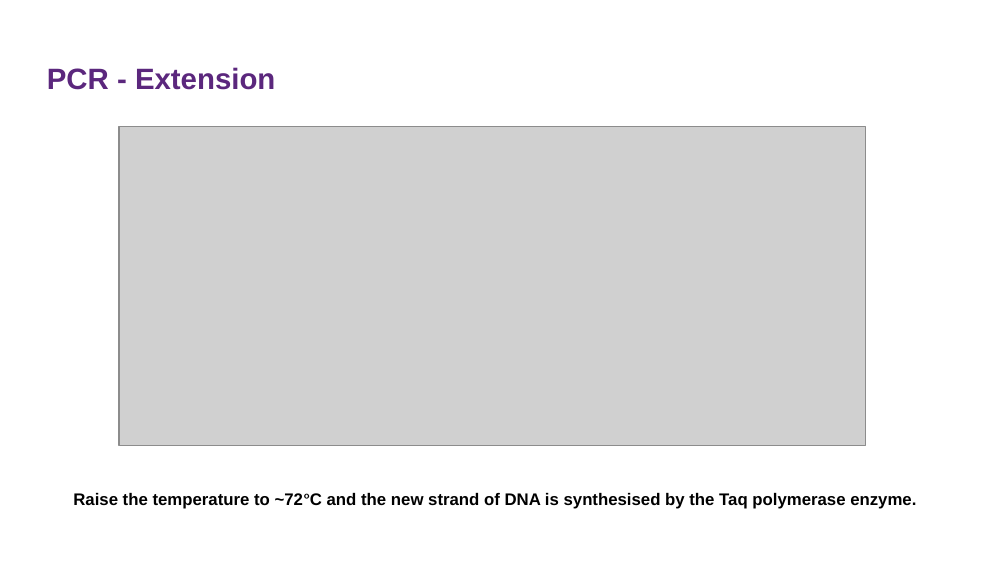
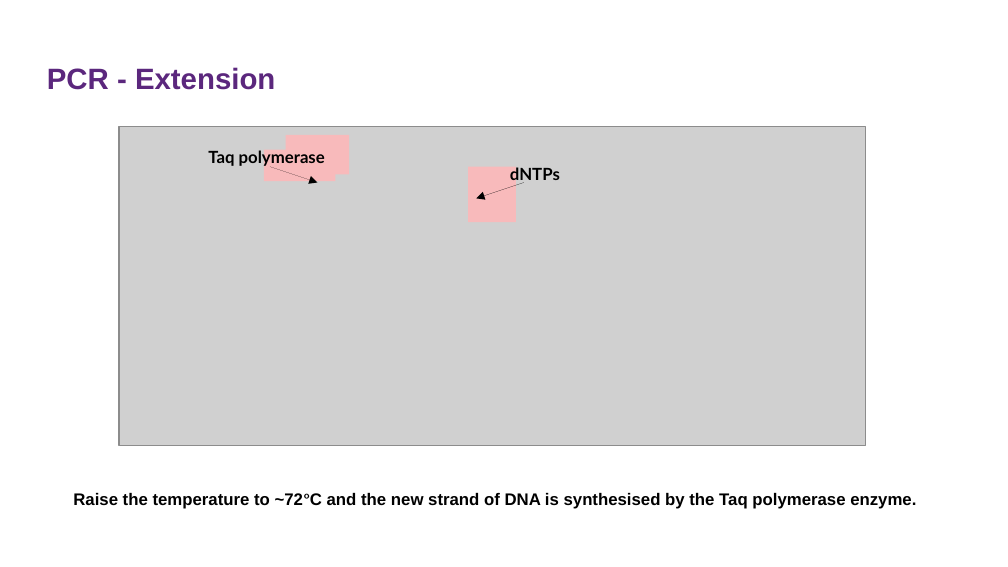
Before and after one commit to sanjaynagi/AnoPrimer, a slide deck: slide 8 of agamPrimer.odp. Drawn at 1008x567 pixels with LibreOffice and Linux fonts; fonts in the diff are those of the drawing; grey boxes stand for pictures; background and template pictures are left out. Boxes give left, top, right and bottom in pixels: in the first picture for what was removed or moved away, otherwise in the second. Text is boxed around its words. In the diff, an @@ line names an element or a change of style, - is before the commit and + after.

```diff
--- a/agamPrimer.odp
+++ b/agamPrimer.odp
@@ rectangle added at (264, 149, 336, 180), fill #F8BABB @@
@@ rectangle added at (285, 135, 349, 174), fill #F8BABB @@
@@ text added at (208, 150, 325, 167), 12 pt, text #000000, bold @@
+Taq polymerase
@@ arrow added from (270, 166) to (318, 182), #000000 0 pt @@
@@ rectangle added at (469, 166, 516, 222), fill #F8BABB @@
@@ text added at (510, 167, 560, 184), 12 pt, text #000000, bold @@
+dNTPs
@@ arrow added from (524, 182) to (476, 199), #000000 0 pt @@
```
Also in this commit, not shown: 4 other slides changed, 1 other file.
